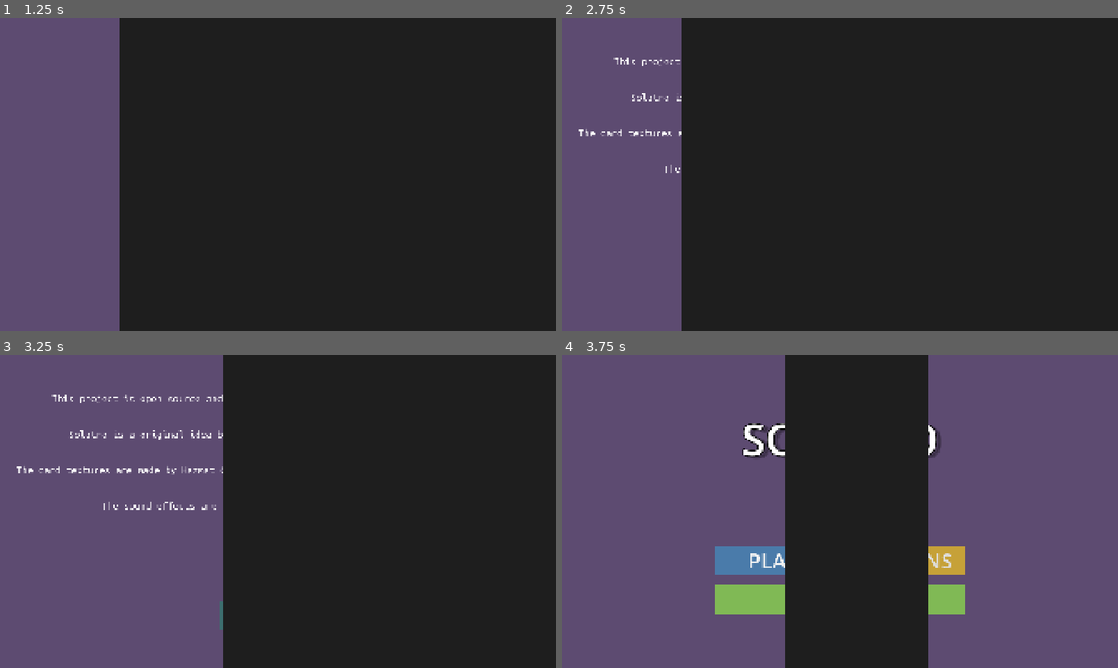
Above: before the commit, frames 1-4 (two rows, left to right).
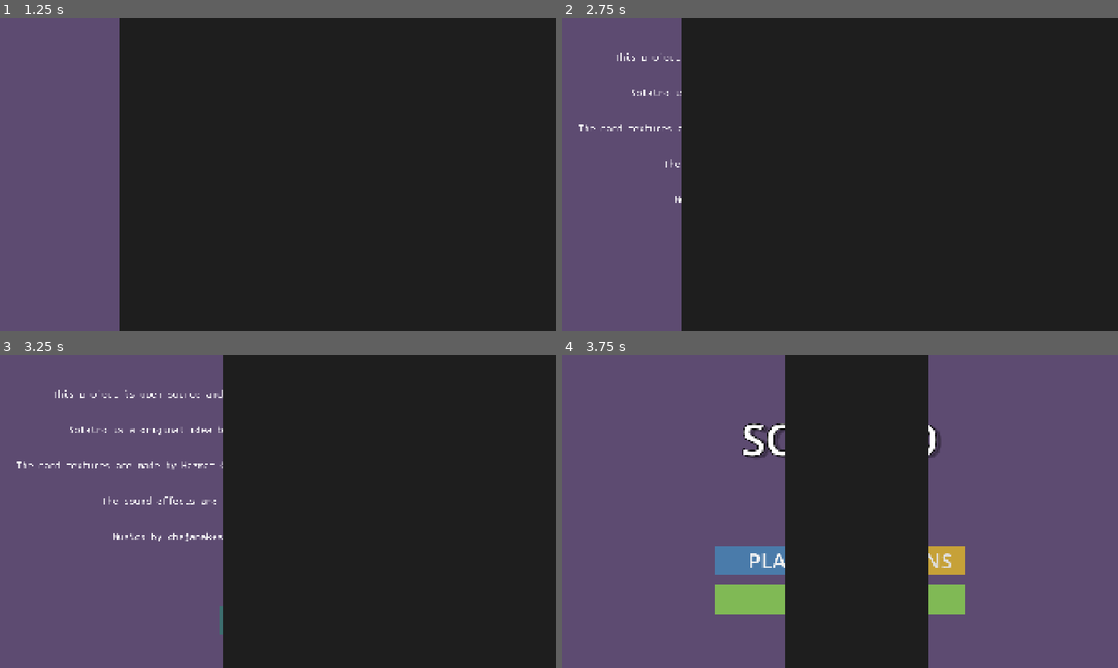
Above: after the commit, the same moments.

Repository: o-GUTS/solatro
Game: Godot game, scene res://src/main.tscn
Two runs of this game, one before a commit and one after it. Both use one fixed random seed, a clock stepped at 60 frames per second and the inputs below.
Inputs:
- Up to frame 1 (1.25 s): click "OPTIONS" at 0.5 s
- Up to frame 2 (2.75 s): click "BACK" at 1.25 s; click "CREDITS" at 2 s
- Up to frame 3 (3.25 s): click "GO BACK" at 2.75 s
- Up to frame 4 (3.75 s): click "PLAY" at 3.5 s

Frame 1 is identical in both runs. In frame 2, 0.5% of the frame differs, in the area x 3-22%, y 11-60%; in frame 3, 1.6%, in the area x 3-41%, y 11-90%; in frame 4, nothing differs.

Commit message:
added music
Added background music for menu, game and shop and a simple music transition tween

Diff:
--- a/default_bus_layout.tres
+++ b/default_bus_layout.tres
@@ -7,3 +7,9 @@
 bus/1/bypass_fx = false
 bus/1/volume_db = 0.0
 bus/1/send = &"Master"
+bus/2/name = &"Effects"
+bus/2/solo = false
+bus/2/mute = false
+bus/2/bypass_fx = false
+bus/2/volume_db = 0.0
+bus/2/send = &"Master"
--- a/src/screens/credits/credits_screen.tscn
+++ b/src/screens/credits/credits_screen.tscn
@@ -44,7 +44,7 @@
 
 [node name="VBoxContainer2" type="VBoxContainer" parent="bg/CenterContainer" unique_id=1602828933]
 layout_mode = 2
-theme_override_constants/separation = 311
+theme_override_constants/separation = 220
 
 [node name="VBoxContainer" type="VBoxContainer" parent="bg/CenterContainer/VBoxContainer2" unique_id=1988479476]
 layout_mode = 2
@@ -74,6 +74,12 @@
 label_settings = SubResource("LabelSettings_q1aq0")
 horizontal_alignment = 1
 
+[node name="Label5" type="Label" parent="bg/CenterContainer/VBoxContainer2/VBoxContainer" unique_id=710848478]
+layout_mode = 2
+text = "Musics by chajamakesmusic (https://chajamakesmusic.itch.io/)"
+label_settings = SubResource("LabelSettings_q1aq0")
+horizontal_alignment = 1
+
 [node name="go_back_btn" parent="bg/CenterContainer/VBoxContainer2" unique_id=1759141151 instance=ExtResource("3_qui2d")]
 unique_name_in_owner = true
 custom_minimum_size = Vector2(400, 0)
--- a/src/screens/options/options_screen.gd
+++ b/src/screens/options/options_screen.gd
@@ -3,13 +3,19 @@
 
 
 @onready var back_btn: SoundButton = %backBtn
-@onready var master_slider: HSlider = %masterSlider
+@onready var master_slider: HSlider = %master_slider
+@onready var music_slider: HSlider = %music_slider
+@onready var effects_slider: HSlider = %effects_slider
 
-@onready var bus_idx: int = AudioServer.get_bus_index("Master")
+@onready var master_bus_idx: int = AudioServer.get_bus_index(&"Master")
+@onready var music_bus_idx: int = AudioServer.get_bus_index(&"Music")
+@onready var effects_bus_idx: int = AudioServer.get_bus_index(&"Effects")
 
 
 func _ready() -> void:
-    master_slider.value = AudioServer.get_bus_volume_db(bus_idx)
+    master_slider.value = AudioServer.get_bus_volume_db(master_bus_idx)
+    music_slider.value = AudioServer.get_bus_volume_db(music_bus_idx)
+    effects_slider.value = AudioServer.get_bus_volume_db(effects_bus_idx)
 
 
 func _on_back_btn_pressed() -> void:
@@ -18,4 +24,12 @@
 
 
 func _on_master_slider_value_changed(value: float) -> void:
-    AudioServer.set_bus_volume_db(bus_idx, value)
+    AudioServer.set_bus_volume_db(master_bus_idx, value)
+
+
+func _on_music_slider_value_changed(value: float) -> void:
+    AudioServer.set_bus_volume_db(music_bus_idx, value)
+
+
+func _on_effects_slider_value_changed(value: float) -> void:
+    AudioServer.set_bus_volume_db(effects_bus_idx, value)
--- a/src/screens/options/options_screen.tscn
+++ b/src/screens/options/options_screen.tscn
@@ -42,46 +42,88 @@
 layout_mode = 2
 alignment = 1
 
-[node name="marginCont" type="MarginContainer" parent="bg/centerCont/panelCont/VBoxContainer" unique_id=627451615]
-layout_mode = 2
-size_flags_horizontal = 4
-size_flags_vertical = 8
-theme_override_constants/margin_left = 15
-theme_override_constants/margin_top = 15
-theme_override_constants/margin_right = 15
-theme_override_constants/margin_bottom = 15
-
-[node name="MarginContainer" type="MarginContainer" parent="bg/centerCont/panelCont/VBoxContainer/marginCont" unique_id=1761053379]
-layout_mode = 2
-theme_override_constants/margin_left = 10
-theme_override_constants/margin_top = 10
-theme_override_constants/margin_right = 10
-theme_override_constants/margin_bottom = 10
-
-[node name="vCont1" type="VBoxContainer" parent="bg/centerCont/panelCont/VBoxContainer/marginCont/MarginContainer" unique_id=401328673]
+[node name="vCont1" type="VBoxContainer" parent="bg/centerCont/panelCont/VBoxContainer" unique_id=401328673]
 layout_mode = 2
 size_flags_vertical = 4
 alignment = 1
 
-[node name="Label" type="Label" parent="bg/centerCont/panelCont/VBoxContainer/marginCont/MarginContainer/vCont1" unique_id=295895306]
+[node name="Label" type="Label" parent="bg/centerCont/panelCont/VBoxContainer/vCont1" unique_id=295895306]
 layout_mode = 2
 text = "Master volume"
 label_settings = SubResource("LabelSettings_60pki")
 horizontal_alignment = 1
 
-[node name="HBoxContainer" type="HBoxContainer" parent="bg/centerCont/panelCont/VBoxContainer/marginCont/MarginContainer/vCont1" unique_id=655779406]
+[node name="HBoxContainer" type="HBoxContainer" parent="bg/centerCont/panelCont/VBoxContainer/vCont1" unique_id=655779406]
 layout_mode = 2
+size_flags_horizontal = 4
 size_flags_vertical = 4
 alignment = 1
 
-[node name="masterSlider" type="HSlider" parent="bg/centerCont/panelCont/VBoxContainer/marginCont/MarginContainer/vCont1/HBoxContainer" unique_id=618940411]
+[node name="master_slider" type="HSlider" parent="bg/centerCont/panelCont/VBoxContainer/vCont1/HBoxContainer" unique_id=618940411]
 unique_name_in_owner = true
+custom_minimum_size = Vector2(400, 0)
 layout_mode = 2
 size_flags_horizontal = 3
 size_flags_vertical = 4
 focus_mode = 0
 min_value = -20.0
-max_value = 6.0
+max_value = 20.0
+step = 0.5
+
+[node name="vCont2" type="VBoxContainer" parent="bg/centerCont/panelCont/VBoxContainer" unique_id=1215617793]
+layout_mode = 2
+size_flags_vertical = 4
+alignment = 1
+
+[node name="Label" type="Label" parent="bg/centerCont/panelCont/VBoxContainer/vCont2" unique_id=1981351227]
+layout_mode = 2
+text = "Music volume"
+label_settings = SubResource("LabelSettings_60pki")
+horizontal_alignment = 1
+
+[node name="HBoxContainer" type="HBoxContainer" parent="bg/centerCont/panelCont/VBoxContainer/vCont2" unique_id=333547360]
+layout_mode = 2
+size_flags_horizontal = 4
+size_flags_vertical = 4
+alignment = 1
+
+[node name="music_slider" type="HSlider" parent="bg/centerCont/panelCont/VBoxContainer/vCont2/HBoxContainer" unique_id=1634272641]
+unique_name_in_owner = true
+custom_minimum_size = Vector2(400, 0)
+layout_mode = 2
+size_flags_horizontal = 3
+size_flags_vertical = 4
+focus_mode = 0
+min_value = -20.0
+max_value = 20.0
+step = 0.5
+
+[node name="vCont3" type="VBoxContainer" parent="bg/centerCont/panelCont/VBoxContainer" unique_id=1270992989]
+layout_mode = 2
+size_flags_vertical = 4
+alignment = 1
+
+[node name="Label" type="Label" parent="bg/centerCont/panelCont/VBoxContainer/vCont3" unique_id=149460600]
+layout_mode = 2
+text = "Effects volume"
+label_settings = SubResource("LabelSettings_60pki")
+horizontal_alignment = 1
+
+[node name="HBoxContainer" type="HBoxContainer" parent="bg/centerCont/panelCont/VBoxContainer/vCont3" unique_id=1512991314]
+layout_mode = 2
+size_flags_horizontal = 4
+size_flags_vertical = 4
+alignment = 1
+
+[node name="effects_slider" type="HSlider" parent="bg/centerCont/panelCont/VBoxContainer/vCont3/HBoxContainer" unique_id=2058993901]
+unique_name_in_owner = true
+custom_minimum_size = Vector2(400, 0)
+layout_mode = 2
+size_flags_horizontal = 3
+size_flags_vertical = 4
+focus_mode = 0
+min_value = -20.0
+max_value = 20.0
 step = 0.5
 
 [node name="backBtn" parent="bg/centerCont/panelCont/VBoxContainer" unique_id=1305199173 instance=ExtResource("2_x3rkd")]
@@ -96,5 +138,7 @@
 click_volume = -7.0
 hover_volume = -20.0
 
-[connection signal="value_changed" from="bg/centerCont/panelCont/VBoxContainer/marginCont/MarginContainer/vCont1/HBoxContainer/masterSlider" to="." method="_on_master_slider_value_changed"]
+[connection signal="value_changed" from="bg/centerCont/panelCont/VBoxContainer/vCont1/HBoxContainer/master_slider" to="." method="_on_master_slider_value_changed"]
+[connection signal="value_changed" from="bg/centerCont/panelCont/VBoxContainer/vCont2/HBoxContainer/music_slider" to="." method="_on_music_slider_value_changed"]
+[connection signal="value_changed" from="bg/centerCont/panelCont/VBoxContainer/vCont3/HBoxContainer/effects_slider" to="." method="_on_effects_slider_value_changed"]
 [connection signal="pressed" from="bg/centerCont/panelCont/VBoxContainer/backBtn" to="." method="_on_back_btn_pressed"]
--- a/src/transition_manager/screen_transition_manager.gd
+++ b/src/transition_manager/screen_transition_manager.gd
@@ -6,15 +6,26 @@
     title, options, credits, game, shop
 }
 
+enum Musics {
+    menu, game, shop
+}
+
 const title_screen_path: String = "res://src/screens/title/title_screen.tscn"
 const options_screen_path: String = "res://src/screens/options/options_screen.tscn"
 const credits_screen_path: String = "res://src/screens/credits/credits_screen.tscn"
 const game_screen_path: String = "res://src/screens/game/game_screen.tscn"
 const shop_screen_path: String = "res://src/screens/shop/shop_screen.tscn"
 
+const menu_music_path: String = "res://assets/musics/menu_music.ogg"
+const game_music_path: String = "res://assets/musics/game_music.ogg"
+const shop_music_path: String = "res://assets/musics/shop_music.ogg"
+
+var current_music := Musics.menu
+
 @onready var fade_rect: ColorRect = %fade_rect
 @onready var screen_parent: Node = %screen_parent
 @onready var anim: AnimationPlayer = %anim
+@onready var bg_music: AudioStreamPlayer = %bg_music
 
 
 func transtition_to(screen: Screens) -> void:
@@ -28,6 +39,7 @@
         Screens.title:
             var screen_scene: PackedScene = load(title_screen_path)
             screen_parent.add_child(screen_scene.instantiate())
+            transition_music(Musics.menu)
 
         Screens.options:
             var screen_scene: PackedScene = load(options_screen_path)
@@ -40,12 +52,37 @@
         Screens.game:
             var screen_scene: PackedScene = load(game_screen_path)
             screen_parent.add_child(screen_scene.instantiate())
+            transition_music(Musics.game)
 
         Screens.shop:
             var screen_scene: PackedScene = load(shop_screen_path)
             screen_parent.add_child(screen_scene.instantiate())
+            transition_music(Musics.shop)
 
     anim.play(&"fade_out")
     await anim.animation_finished
 
     anim.play(&"RESET")
+
+
+func transition_music(music: Musics) -> void:
+    if current_music == music: return
+
+    var volume_tween: Tween = create_tween()
+    volume_tween.tween_property(bg_music, ^"volume_db", -50, 0.5)
+    volume_tween.tween_property(bg_music, ^"volume_db", -5, 0.5)
+
+    await volume_tween.step_finished
+
+    bg_music.stop()
+
+    match music:
+        Musics.menu:
+            bg_music.stream = load(menu_music_path)
+        Musics.game:
+            bg_music.stream = load(game_music_path)
+        Musics.shop:
+            bg_music.stream = load(shop_music_path)
+
+    bg_music.play()
+    current_music = music
--- a/src/transition_manager/screen_transition_manager.tscn
+++ b/src/transition_manager/screen_transition_manager.tscn
@@ -2,6 +2,7 @@
 
 [ext_resource type="Script" uid="uid://bsl0jiqtl84ao" path="res://src/transition_manager/screen_transition_manager.gd" id="1_wn5k5"]
 [ext_resource type="PackedScene" uid="uid://dovasj70yxw1j" path="res://src/screens/title/title_screen.tscn" id="2_7tjix"]
+[ext_resource type="AudioStream" uid="uid://wuhg2bypu704" path="res://assets/musics/menu_music.ogg" id="3_mrtfq"]
 
 [sub_resource type="Animation" id="Animation_wn5k5"]
 length = 0.001
@@ -139,3 +140,11 @@
 unique_name_in_owner = true
 
 [node name="titleScreen" parent="screen_parent" unique_id=1555526027 instance=ExtResource("2_7tjix")]
+
+[node name="bg_music" type="AudioStreamPlayer" parent="." unique_id=1131178728]
+unique_name_in_owner = true
+stream = ExtResource("3_mrtfq")
+volume_db = -5.0
+autoplay = true
+bus = &"Music"
+parameters/looping = true
--- a/src/ui/sound_button.tscn
+++ b/src/ui/sound_button.tscn
@@ -2,17 +2,19 @@
 
 [ext_resource type="Script" uid="uid://ckbdse32leh74" path="res://src/ui/sound_button.gd" id="1_x4peo"]
 
-[node name="soundButton" type="Button"]
+[node name="soundButton" type="Button" unique_id=331299867]
 offset_right = 8.0
 offset_bottom = 8.0
 focus_mode = 0
 script = ExtResource("1_x4peo")
 
-[node name="clickStream" type="AudioStreamPlayer" parent="."]
+[node name="clickStream" type="AudioStreamPlayer" parent="." unique_id=95774450]
 unique_name_in_owner = true
+bus = &"Effects"
 
-[node name="hoverStream" type="AudioStreamPlayer" parent="."]
+[node name="hoverStream" type="AudioStreamPlayer" parent="." unique_id=1664477437]
 unique_name_in_owner = true
+bus = &"Effects"
 
 [connection signal="button_down" from="." to="." method="_on_button_down"]
 [connection signal="mouse_entered" from="." to="." method="_on_mouse_entered"]
Not shown, added: assets/musics/game_music.ogg.import
Not shown, added: assets/musics/menu_music.ogg.import
Not shown, added: assets/musics/shop_music.ogg.import
Not shown, added: assets/musics/game_music.ogg
Not shown, added: assets/musics/menu_music.ogg
Not shown, added: assets/musics/shop_music.ogg
